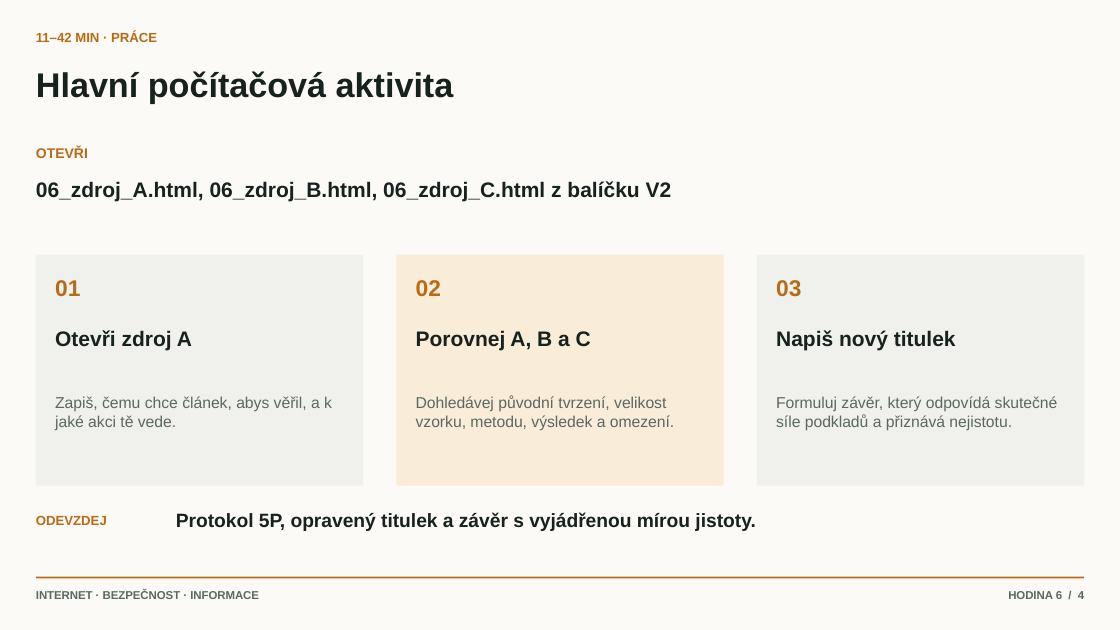
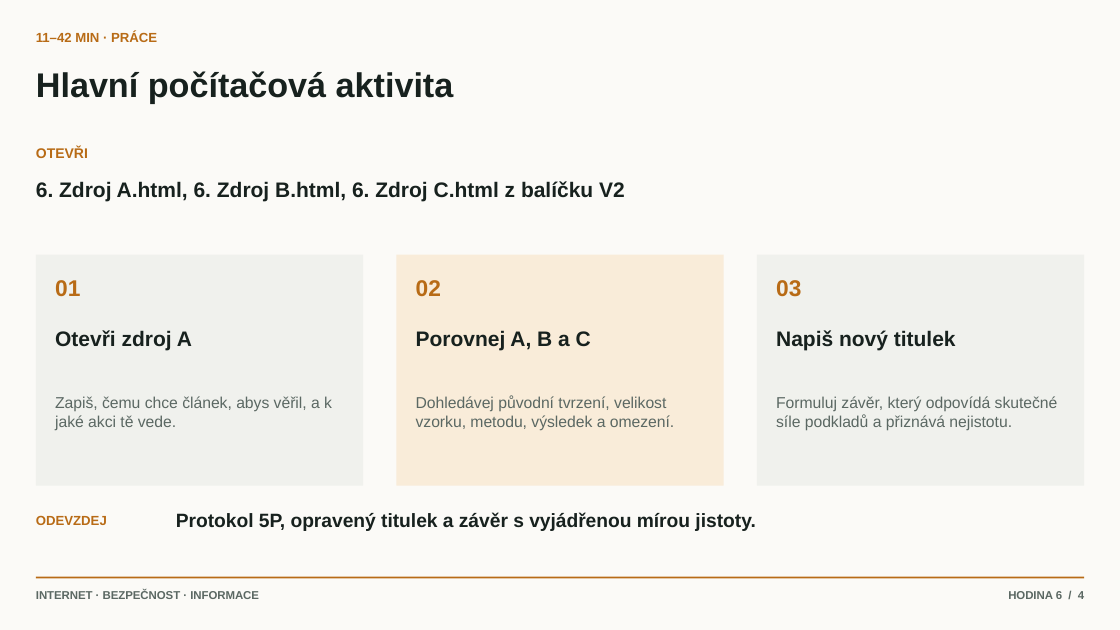
Before and after one commit to hlaska18/karel_hlas-web, a slide deck: slide 4 of public/materialy/1L/7/Prezentace k hodinám/6. Ověřování zdrojů metodou 5P.pptx. Drawn at 1120x630 pixels with LibreOffice and Linux fonts; fonts in the diff are those of the drawing. Boxes give left, top, right and bottom in pixels: in the first picture for what was removed or moved away, otherwise in the second. Text is boxed around its words. In the diff, an @@ line names an element or a change of style, - is before the commit and + after.

```diff
--- a/public/materialy/1L/7/Prezentace k hodinám/6. Ověřování zdrojů metodou 5P.pptx
+++ b/public/materialy/1L/7/Prezentace k hodinám/6. Ověřování zdrojů metodou 5P.pptx
@@ text at (36, 181, 625, 202): text changed @@
-06_zdroj_A.html, 06_zdroj_B.html, 06_zdroj_C.html z balíčku V2
+6. Zdroj A.html, 6. Zdroj B.html, 6. Zdroj C.html z balíčku V2
```
Also in this commit, not shown: 28 other files.
